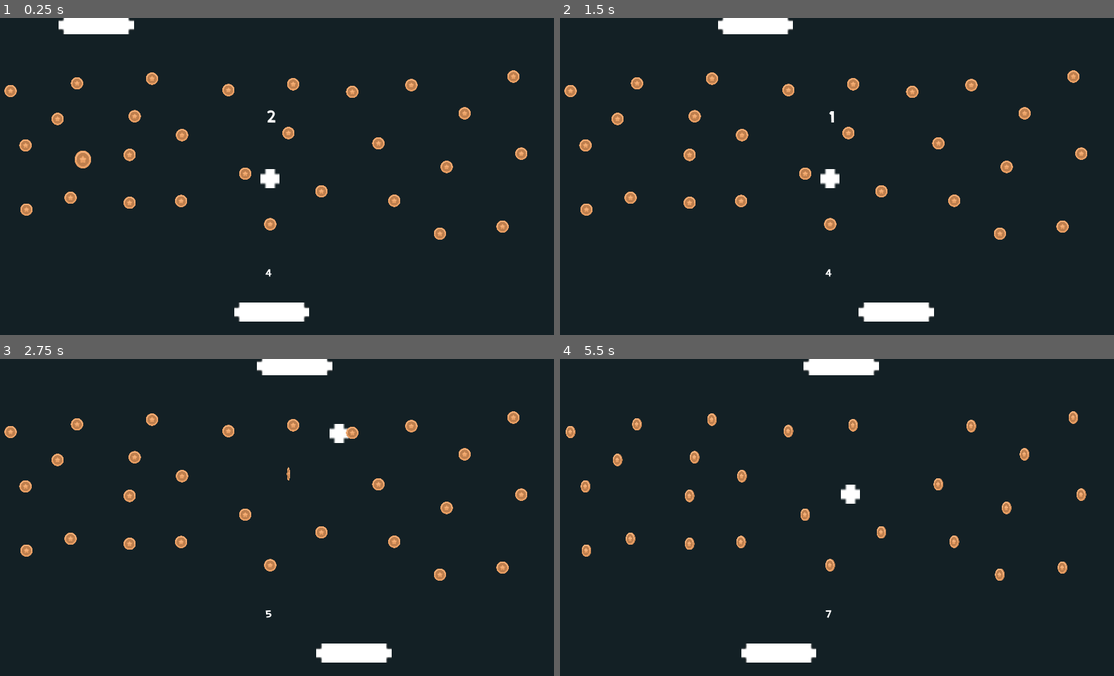
Above: before the commit, frames 1-4 (two rows, left to right).
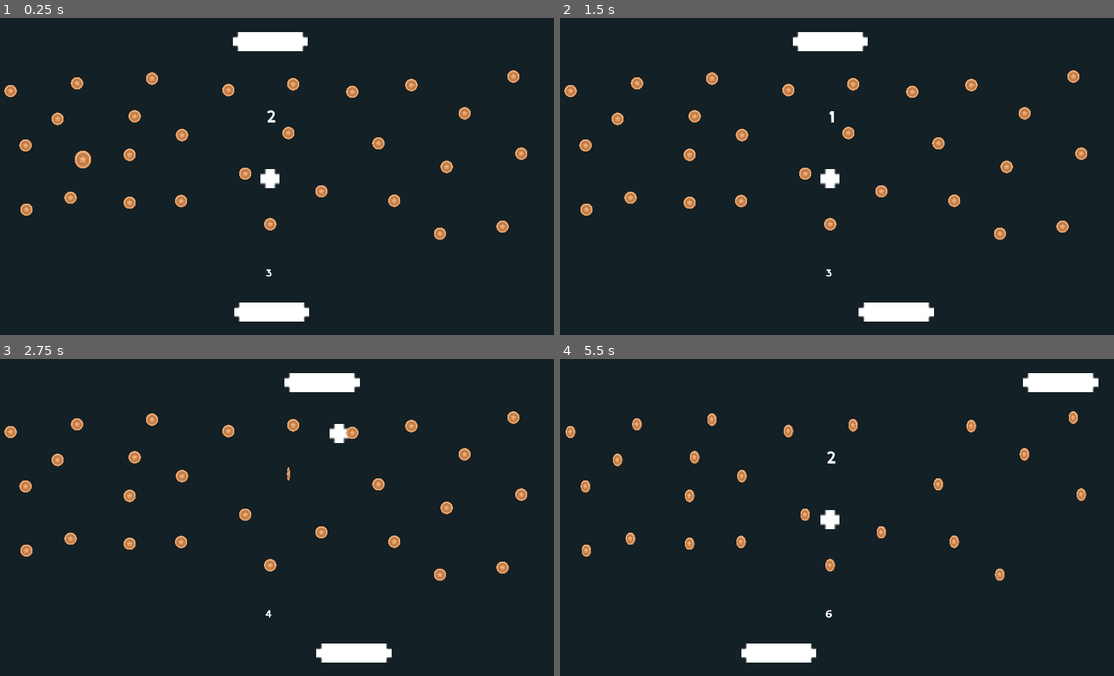
Above: after the commit, the same moments.

Repository: Szczocik/Pong_Move
Game: Godot game, scene res://Levels/Level_3.tscn
Same seed, same stepped clock (60 frames per second), same inputs: the game is played once before the commit and once after it. This scene is started directly instead of the project's main scene.
Inputs:
- Up to frame 1 (0.25 s): no input
- Up to frame 2 (1.5 s): hold Right (ui_right) 0.53-1.28 s; hold Left (ui_left) from 1.28 s (still down)
- Up to frame 3 (2.75 s): release Left (ui_left) at 2.03 s; hold Right (ui_right) from 2.03 s (still down)
- Up to frame 4 (5.5 s): release Right (ui_right) at 3.53 s; hold Left (ui_left) from 3.53 s (still down)

The runs differ from the first frame. In frame 1, 1.5% of the frame differs, in the area x 10-56%, y 0-82%; in frame 2, 1.5%; in frame 3, 1.4%; in frame 4, 2.0%, in the area x 43-98%, y 0-82%.

Commit message:
Opponent position

Diff:
--- a/Levels/Level_1.tscn
+++ b/Levels/Level_1.tscn
@@ -69,7 +69,7 @@
 shape = SubResource( 1 )
 
 [node name="Opponent" parent="." instance=ExtResource( 8 )]
-position = Vector2( 300, 24 )
+position = Vector2( 960, 80 )
 
 [node name="Ball" parent="." instance=ExtResource( 5 )]
 position = Vector2( 300, 512 )
--- a/Levels/Level_2.tscn
+++ b/Levels/Level_2.tscn
@@ -68,7 +68,7 @@
 shape = SubResource( 1 )
 
 [node name="Opponent" parent="." instance=ExtResource( 8 )]
-position = Vector2( 300, 24 )
+position = Vector2( 960, 80 )
 
 [node name="Ball" parent="." instance=ExtResource( 5 )]
 position = Vector2( 300, 512 )
--- a/Levels/Level_3.tscn
+++ b/Levels/Level_3.tscn
@@ -66,7 +66,7 @@
 shape = SubResource( 1 )
 
 [node name="Opponent" parent="." instance=ExtResource( 8 )]
-position = Vector2( 300, 24 )
+position = Vector2( 960, 80 )
 
 [node name="Ball" parent="." instance=ExtResource( 5 )]
 position = Vector2( 300, 512 )
